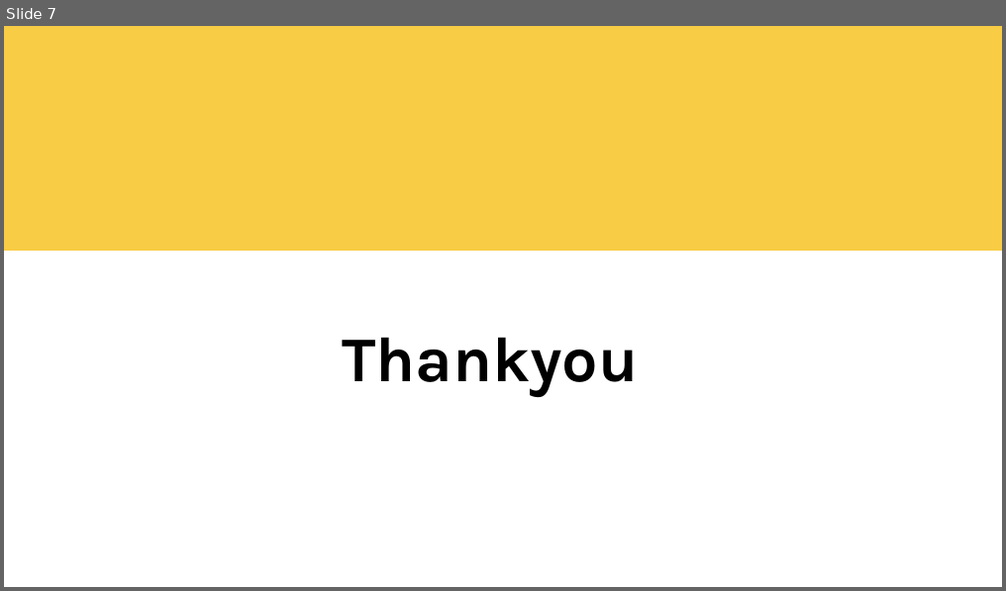
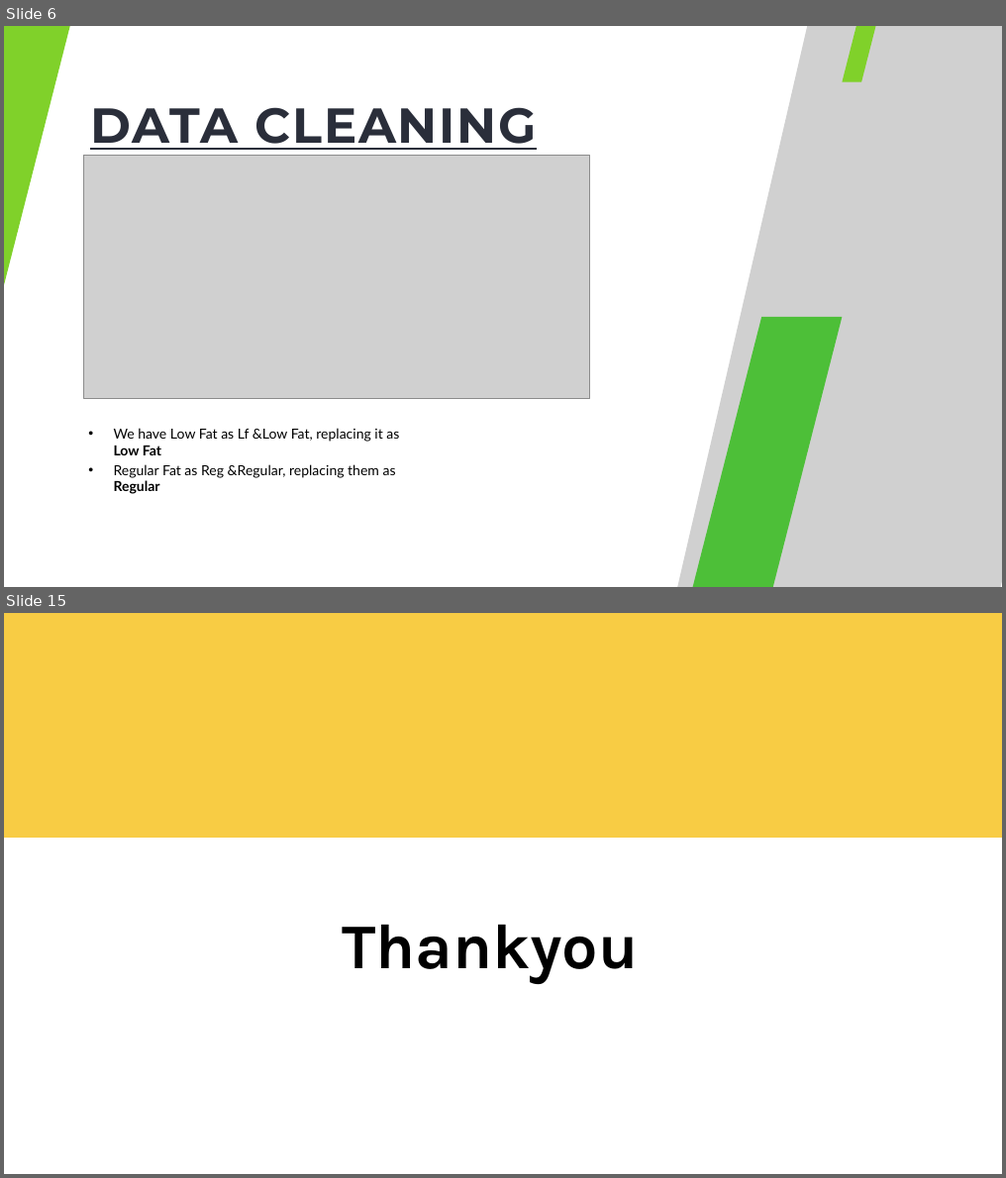
Before and after one commit to Nian2024/blinkit_analysis, a slide deck: blinkit.pptx. Shown one above the other, each under a label of ours: slide 7 before the commit, slides 6 and 15 after it; the slides between them are not shown. The pictures are 1006x591 and 1006x1178 pixels, drawn with LibreOffice and Linux fonts; fonts in the diff are those of the drawing; grey boxes stand for pictures. Boxes give left, top, right and bottom in pixels: in the first picture for what was removed or moved away, otherwise in the second. Text is boxed around its words. In the diff, an @@ line names an element or a change of style, - is before the commit and + after.

```diff
--- a/blinkit.pptx
+++ b/blinkit.pptx
@@ slide 6 added at [4, 26, 1002, 587], background #FFFFFF @@
@@ freeform shape added at [4, 26, 79, 285], fill #80D12A @@
@@ picture added at [670, 26, 1002, 587] @@
@@ picture added at [721, 26, 1002, 587] @@
@@ freeform shape added at [842, 26, 881, 81], fill #80D12A @@
@@ text added at [90, 107, 537, 150], 70.8 pt, text #2A2E3A, bold, underline @@
+DATA CLEANING
@@ picture added at [83, 155, 589, 398] @@
@@ freeform shape added at [681, 317, 842, 587], fill #4DBF38 @@
@@ subtitle added at [114, 428, 399, 494], 20 pt, text #000000 @@
+• We have Low Fat as Lf &Low Fat, replacing it as Low Fat
+• Regular Fat as Reg &Regular, replacing them as Regular
@@ what was slide 7 is now slide 15 @@
```
Also in this commit, not shown: 5 slides changed, 7 other slides added.
